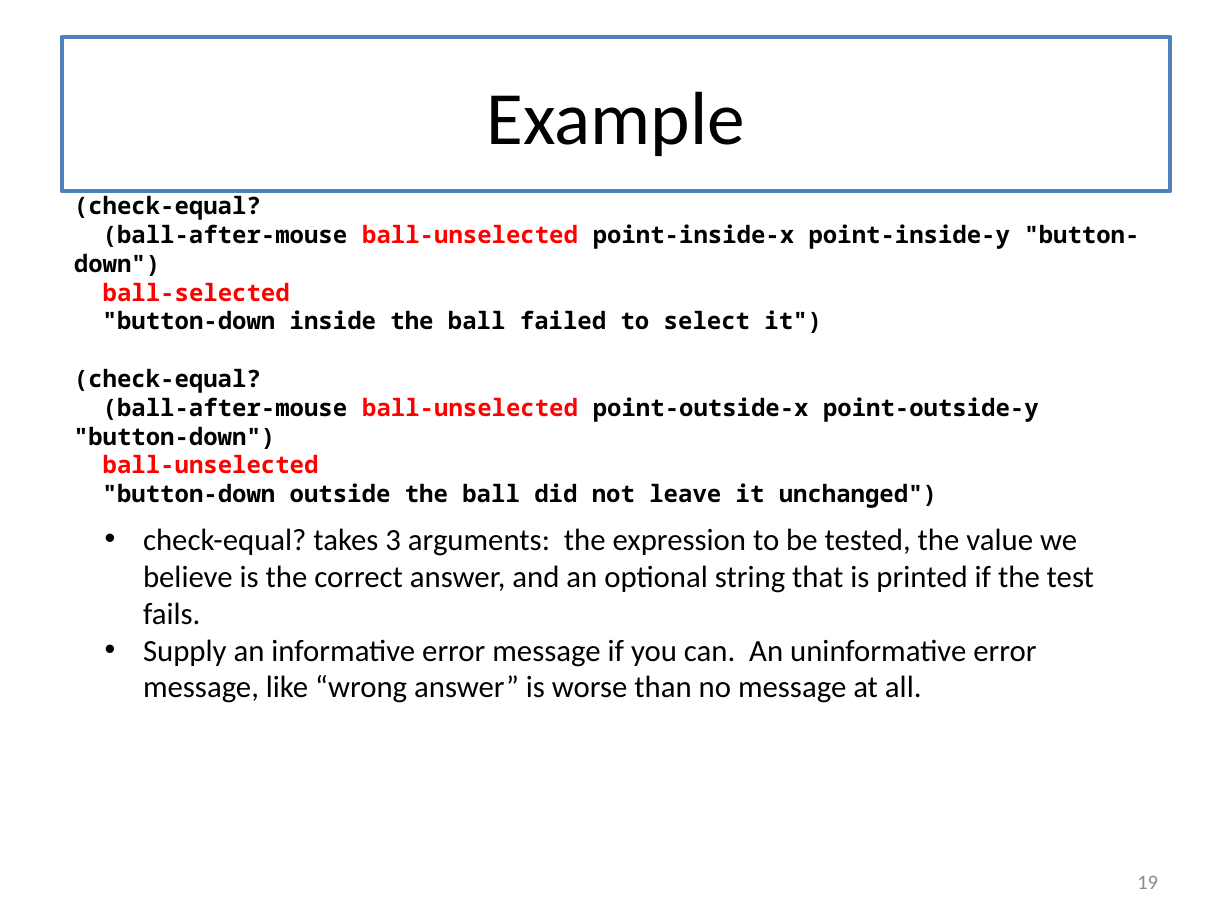
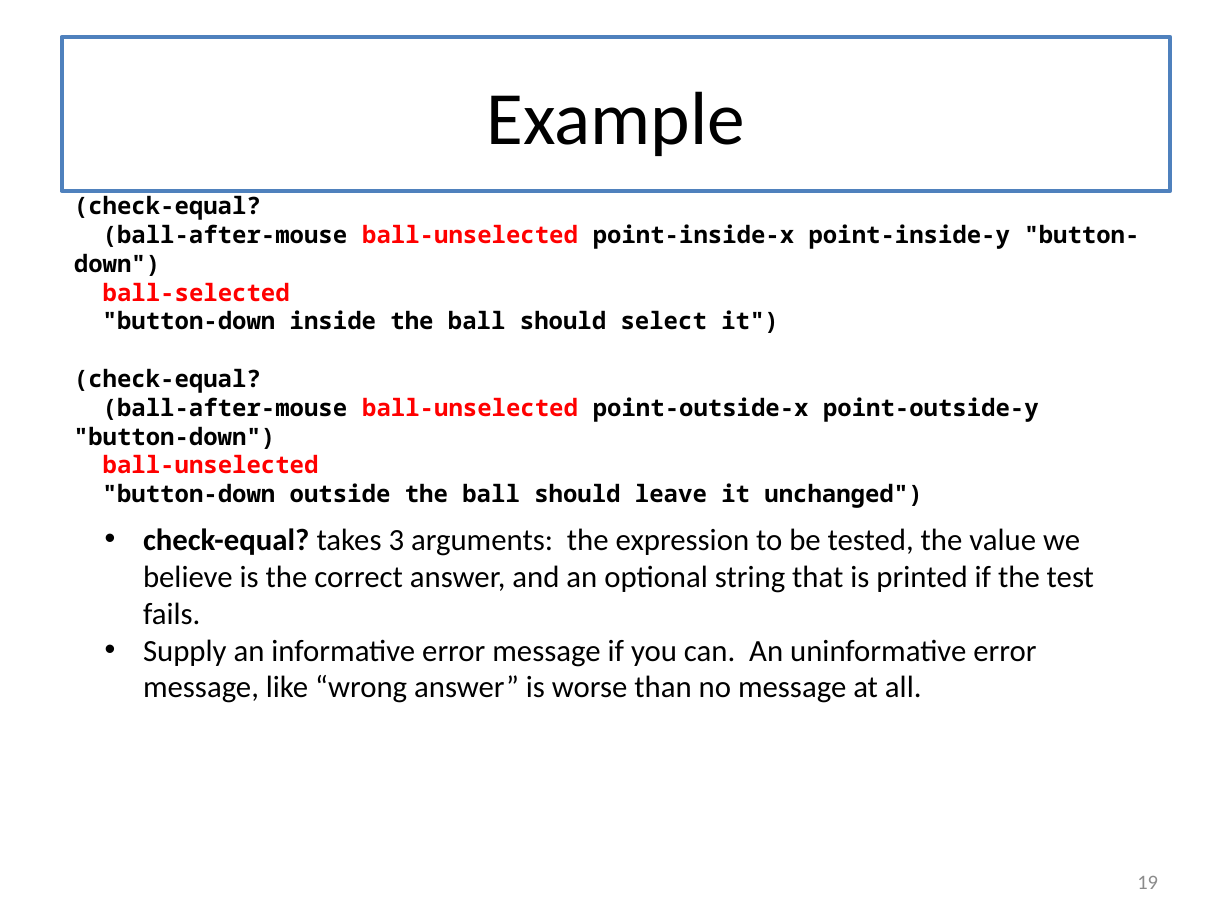
Before and after one commit to mwand/cs5010f17, a slide deck: slide 19 of Slides/Lesson 2.4 Testing.pptx. Drawn at 1232x924 pixels with LibreOffice and Linux fonts; fonts in the diff are those of the drawing. Boxes give left, top, right and bottom in pixels: in the first picture for what was removed or moved away, otherwise in the second. Text is boxed around its words. In the diff, an @@ line names an element or a change of style, - is before the commit and + after.

```diff
--- a/Slides/Lesson 2.4 Testing.pptx
+++ b/Slides/Lesson 2.4 Testing.pptx
@@ text at box(103, 310, 779, 333): text changed @@
-"button-down inside the ball failed to select it")
+"button-down inside the ball should select it")
@@ text at box(103, 483, 922, 508): text changed @@
-"button-down outside the ball did not leave it unchanged")
+"button-down outside the ball should leave it unchanged")
@@ text at box(143, 528, 1094, 625): bold on in "check-equal?" @@
```
Also in this commit, not shown: 14 other slides changed, 7 other files.
